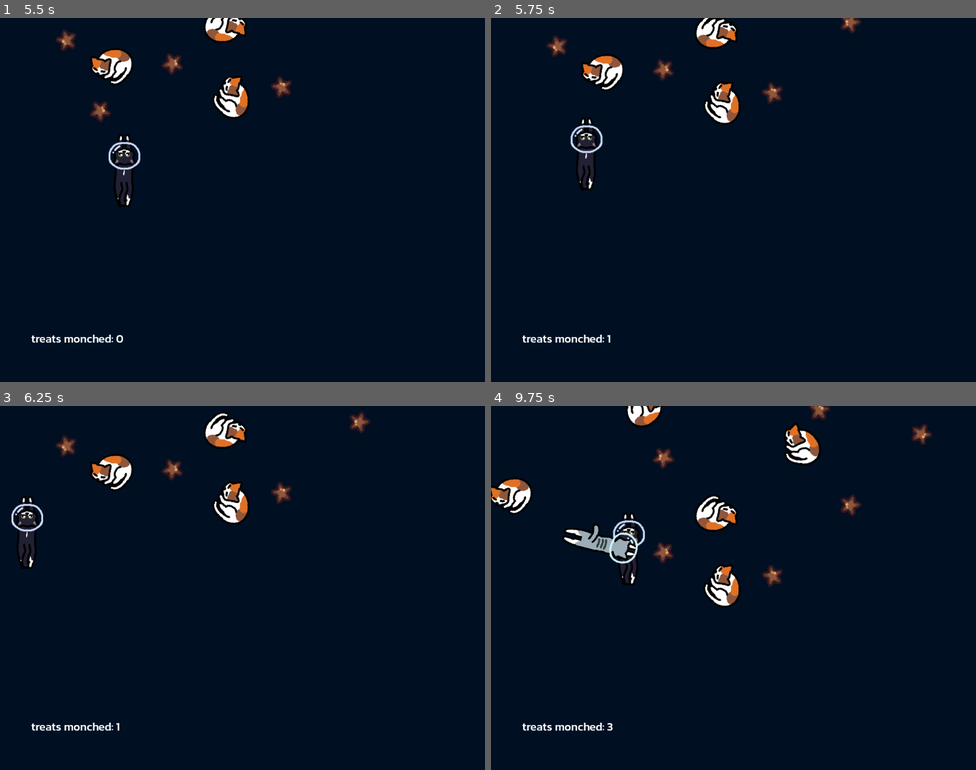
Above: before the commit, frames 1-4 (two rows, left to right).
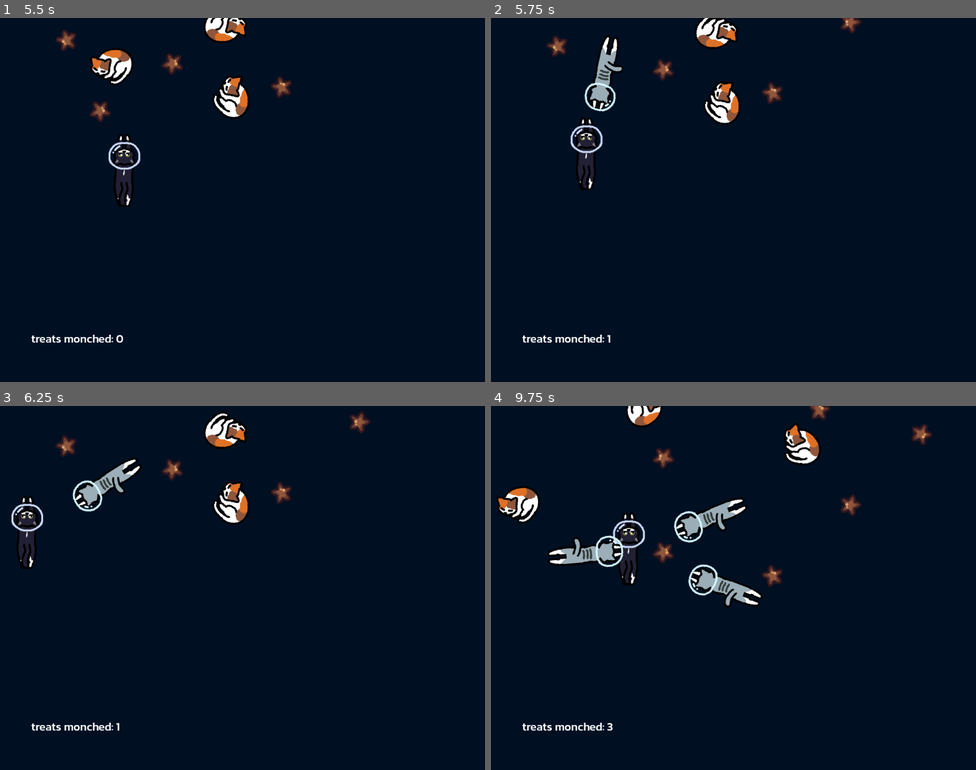
Above: after the commit, the same moments.

Repository: Kim-Lan/space-cat
Game: Godot game, scene res://main.tscn
The game is run twice, just before and just after one commit, with the same random seed, the same clock (stepped at 60 frames per second) and the same inputs.
Inputs:
- Up to frame 1 (5.5 s): click "Start" at 0.5 s; hold Right (right) 1.28-2.03 s; hold Down (down) 2.03-2.78 s; hold Right (right) 2.78-3.53 s; hold Up (up) 3.53-4.28 s; hold Left (left) from 4.28 s (still down)
- Up to frame 2 (5.75 s): keep holding Left (left)
- Up to frame 3 (6.25 s): release Left (left) at 5.78 s; hold Down (down) from 5.78 s (still down)
- Up to frame 4 (9.75 s): release Down (down) at 6.53 s; hold Right (right) 6.53-7.28 s; hold Up (up) 7.28-8.03 s; hold Right (right) 8.03-8.78 s; hold Down (down) 8.78-9.53 s; hold Left (left) from 9.53 s (still down)

Frame 1 is identical in both runs. In frame 2, 1.1% of the frame differs, in the area x 18-28%, y 4-26%; in frame 3, 1.1%; in frame 4, 4.2%, in the area x 0-56%, y 19-56%.

Commit message:
larger territories, 2s npc spawn time

Diff:
--- a/UI/ui.gd
+++ b/UI/ui.gd
@@ -1,21 +1,15 @@
 extends CanvasLayer
 
 signal start_game
-
-var score: int
 
 func _ready():
 	$GameOverScreen.hide()
 	$InGameHUD.hide()
 
 func starting_game():
-	update_score(0)
+	$InGameHUD.update_score(0)
 	$InGameHUD.show()
 	start_game.emit()
-
-func update_score(new_score):
-	score = new_score
-	$InGameHUD.update_score(score)
 
 func show_game_over():
 	$InGameHUD.hide()
--- a/main.gd
+++ b/main.gd
@@ -48,4 +48,4 @@
 
 func _on_treat_collected():
 	score += 1
-	$UI.update_score(score)
+	$UI/InGameHUD.update_score(score)
--- a/npc.tscn
+++ b/npc.tscn
@@ -27,7 +27,7 @@
 radius = 32.0
 
 [sub_resource type="CircleShape2D" id="CircleShape2D_gvhx0"]
-radius = 145.993
+radius = 212.681
 
 [node name="NPC" type="Area2D"]
 collision_layer = 4
